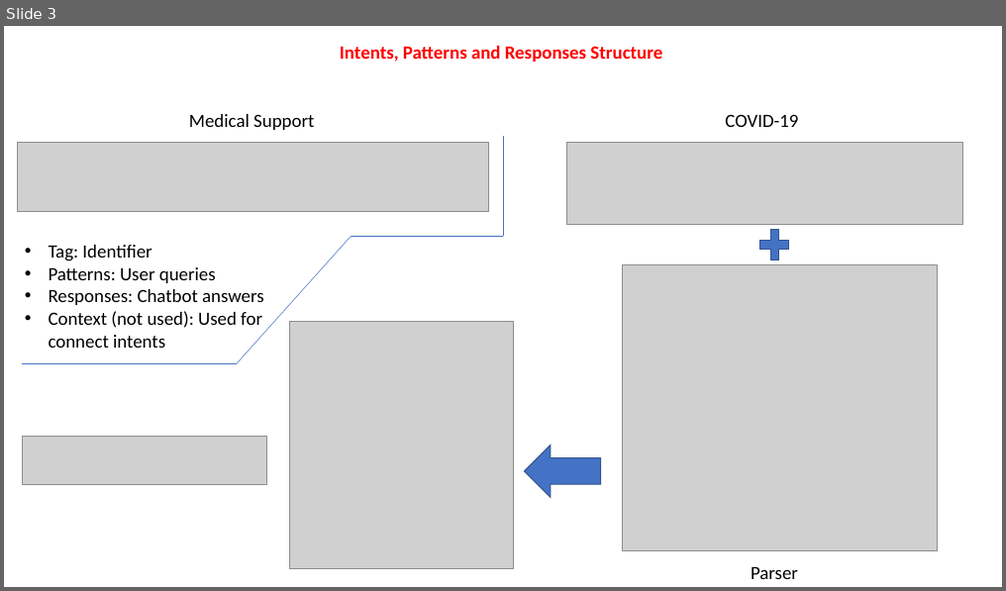
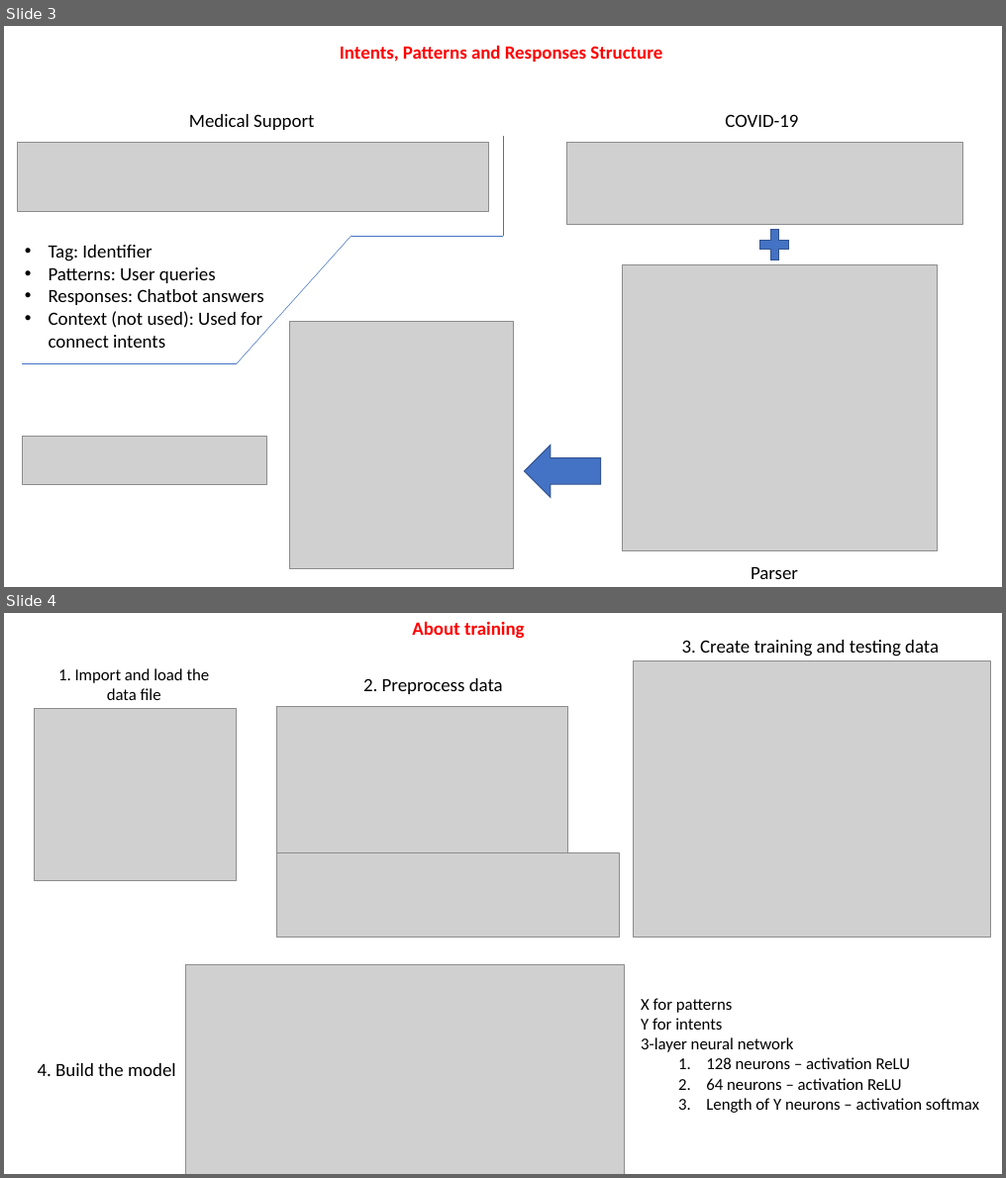
Before and after one commit to Alanespartan/Deep-Learning-Chatbot-Project, a slide deck: presentation.pptx. Shown one above the other, each under a label of ours: slide 3 before the commit, slides 3 and 4 after it. The pictures are 1006x591 and 1006x1178 pixels, drawn with LibreOffice and Linux fonts; fonts in the diff are those of the drawing; grey boxes stand for pictures. Boxes give left, top, right and bottom in pixels: in the first picture for what was removed or moved away, otherwise in the second. Text is boxed around its words. In the diff, an @@ line names an element or a change of style, - is before the commit and + after.

```diff
--- a/presentation.pptx
+++ b/presentation.pptx
@@ slide 4 added at <box>4,613,1002,1174</box>, background #FFFFFF @@
@@ text added at <box>412,621,525,639</box>, 18 pt, text #FF0000, bold @@
+About training
@@ text added at <box>682,640,939,657</box>, 18 pt, text #000000 @@
+3. Create training and testing data
@@ text added at <box>58,668,210,700</box>, 16 pt, text #000000 @@
+1. Import and load the data file
@@ picture added at <box>634,661,991,937</box> @@
@@ text added at <box>363,678,503,694</box>, 18 pt, text #000000 @@
+2. Preprocess data
@@ picture added at <box>35,709,236,880</box> @@
@@ picture added at <box>276,707,568,854</box> @@
@@ picture added at <box>276,854,620,937</box> @@
@@ picture added at <box>186,964,624,1174</box> @@
@@ text added at <box>641,998,979,1113</box>, 16 pt, text #000000 @@
+X for patterns
+Y for intents
+3-layer neural network
+  1. 128 neurons – activation ReLU
+  2. 64 neurons – activation ReLU
+  3. Length of Y neurons – activation softmax
@@ text added at <box>38,1063,176,1076</box>, 18 pt, text #000000 @@
+4. Build the model
```
Also in this commit, not shown: 2 other slides added, 1 slide removed.
